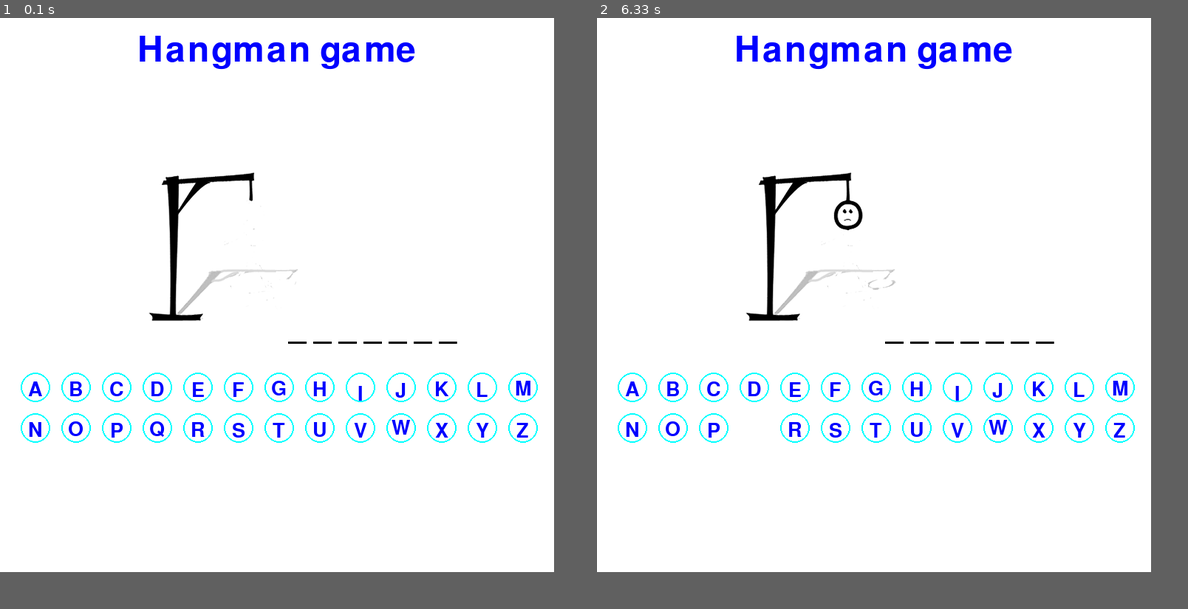
Above: before the commit, frames 1-2 (left to right).
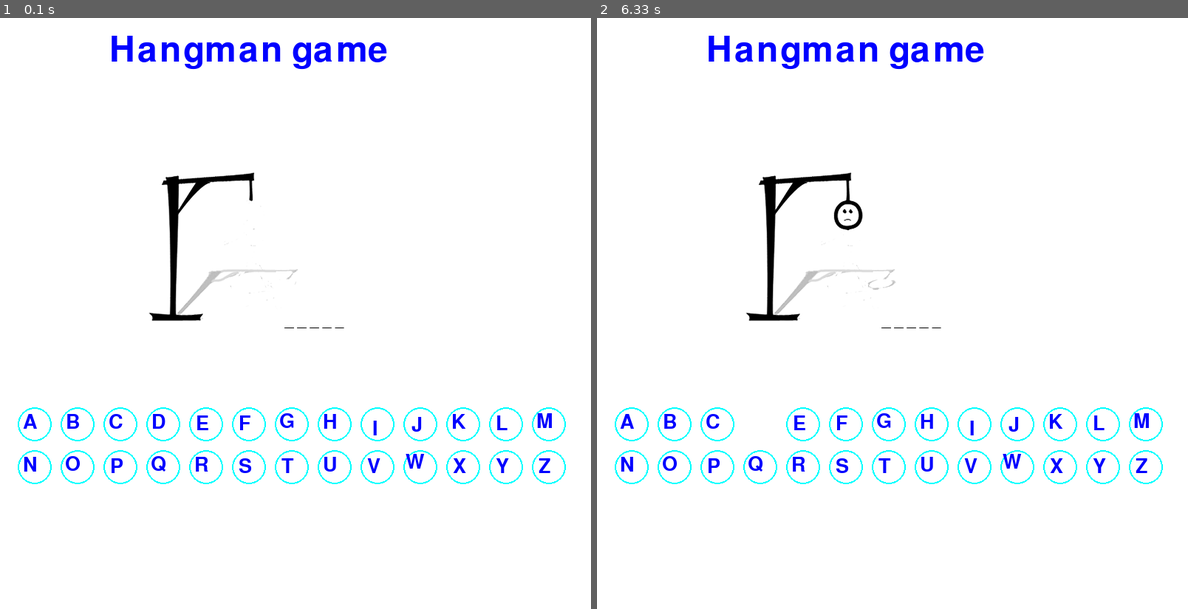
Above: after the commit, the same moments.

Repository: KishanAdhikari11/Hangman-Pygame
Game: pygame game, started from hangman.py
Two runs of this game, one before a commit and one after it. Both use one fixed random seed, a clock stepped at 60 frames per second and the inputs below.
Inputs (mouse positions are in pixels of both pictures, inside the frame that each line leads up to):
- Up to frame 1 (0.1 s): no input
- Up to frame 2 (6.33 s): click (892, 313) at 0.38 s; click (750, 419) at 6.22 s
In our replay, the window is 750x750 before the commit and 800x800 after it. These sizes can differ from the game's own. Grey fills any space a smaller window leaves; there, only what the larger window draws over its background counts as a difference.

The runs differ from the first frame. In frame 1, 4.8% of the frame differs, in the area x 3-96%, y 3-79%; in frame 2, 4.7%.

Commit message:
Fixed button positioning

Diff:
--- a/hangman.py
+++ b/hangman.py
@@ -10,21 +10,21 @@
 Black=(0,0,0)
 
 pg.init()
-width, height = 750, 750
+width, height = 800, 800
 win = pg.display.set_mode((width, height))
 pg.display.set_caption("Hangman")
 
 # button math
-Radius = 20
-Gap = 15
+Radius = 23
+Gap = 12
 Distance_between_button = Radius * 2 + Gap
 letters = []
-startx = round((width - (Distance_between_button) * 13) / 2)
-starty = 500
+startx = round((width - (Distance_between_button) * 13) // 2)
+starty = 550
 
 #letter
 letter_font = pg.font.SysFont("comicsans", 40)
-word_font = pg.font.SysFont("comicsans", 60)
+word_font = pg.font.SysFont("comicsans", 30)
 title_font=pg.font.SysFont("comicsans",70)
 
 A = 65
@@ -32,16 +32,30 @@
     x = startx + Gap * 2 + (Distance_between_button) * (a % 13)
     y = starty + (a // 13) * (Distance_between_button)
     letters.append([x, y, chr(A + a), True])
+print(x,y)
 
 FPS = 60
 clock = pg.time.Clock()
 run = True
 
+hangman_status = 0
+with open("words.txt") as f:
+  wordlist=[]
+  for line in f:
+    wordlist.append(line.strip())
+
+def get_randomword():
+    word=random.choice(wordlist).upper()
+    return word
+
+word=get_randomword()
+if len(word)<4:
+        word=get_randomword()
 
 def draw():
     win.fill((White))
     text=title_font.render("Hangman game",1,Blue)
-    win.blit(text,(width/2-text.get_width()/2,20))
+    win.blit(text,(width/2-text.get_width()/1.5,20))
 
     # drawing button
 
@@ -59,7 +73,7 @@
         if visible:
             pg.draw.circle(win, cyan, (x, y), Radius, 2)
             text = letter_font.render(ltr, 1, Blue)
-            win.blit(text, (x - text.get_width() / 2, y - text.get_width() / 2))
+            win.blit(text, (x - text.get_width() / 1.3, y - text.get_width() /1.3))
     win.blit(images[hangman_status], (200, 200))
     pg.display.update()
 
@@ -67,12 +81,11 @@
 # loading image
 images = []
 for i in range(7):
-    image = pg.image.load("hangman" + str(i) + ".png")
+    image = pg.image.load("images/hangman" + str(i) + ".png")
     images.append(image)
 
-hangman_status = 0
-words = "Apple Ball Cat approval approve birth birthday bite black blade blame blanket blind lock blood blue board boat body bomb".split(" ")
-word=random.choice(words).upper()
+
+
 
 guessed = []
 def display_message(message):
@@ -97,7 +110,6 @@
                 x, y, ltr, visible = letter
                 if visible:
                     dis = math.sqrt((x - mouse_x) ** 2 + (y - mouse_y) ** 2)
-
                     if dis < Radius:
                         letter[3] = False
                         guessed.append(ltr)
--- /dev/null
+++ b/words.txt
@@ -0,0 +1,872 @@
+Apple
+Ball
+Cat
+approval
+approve
+birth
+birthday
+bite
+black
+blade
+blame
+blanket
+blind
+lock
+blood
+blue
+board
+boat
+body
+bomb
+able
+about
+account
+acid
+across
+act
+addition
+adjustment
+advertisement
+after
+again
+against
+agreement
+air
+all
+almost
+among
+amount
+amusement
+and
+angle
+angry
+animal
+answer
+ant
+any
+apparatus
+apple
+approval
+arch
+argument
+arm
+army
+art
+as
+at
+attack
+attempt
+attention
+attraction
+authority
+automatic
+awake
+baby
+back
+bad
+bag
+balance
+ball
+band
+base
+basin
+basket
+bath
+be
+beautiful
+because
+bed
+bee
+before
+behaviour
+belief
+bell
+bent
+berry
+between
+bird
+birth
+bit
+bite
+bitter
+black
+blade
+blood
+blow
+blue
+board
+boat
+body
+boiling
+bone
+book
+boot
+bottle
+box
+boy
+brain
+brake
+branch
+brass
+bread
+breath
+brick
+bridge
+bright
+broken
+brother
+brown
+brush
+bucket
+building
+bulb
+burn
+burst
+business
+but
+butter
+button
+by
+cake
+camera
+canvas
+card
+care
+carriage
+cart
+cat
+cause
+certain
+chain
+chalk
+chance
+change
+cheap
+cheese
+chemical
+chest
+chief
+chin
+church
+circle
+clean
+clear
+clock
+cloth
+cloud
+coal
+coat
+cold
+collar
+colour
+comb
+come
+comfort
+committee
+common
+company
+comparison
+competition
+complete
+complex
+condition
+connection
+conscious
+control
+cook
+copper
+copy
+cord
+cork
+cotton
+cough
+country
+cover
+cow
+crack
+credit
+crime
+cruel
+crush
+cry
+cup
+cup
+current
+curtain
+curve
+cushion
+damage
+danger
+dark
+daughter
+day
+dead
+dear
+death
+debt
+decision
+deep
+degree
+delicate
+dependent
+design
+desire
+destruction
+detail
+development
+different
+digestion
+direction
+dirty
+discovery
+discussion
+disease
+disgust
+distance
+distribution
+division
+do
+dog
+door
+doubt
+down
+drain
+drawer
+dress
+drink
+driving
+drop
+dry
+dust
+ear
+early
+earth
+east
+edge
+education
+effect
+egg
+elastic
+electric
+end
+engine
+enough
+equal
+error
+even
+event
+ever
+every
+example
+exchange
+existence
+expansion
+experience
+expert
+eye
+face
+fact
+fall
+false
+family
+far
+farm
+fat
+father
+fear
+feather
+feeble
+feeling
+female
+fertile
+fiction
+field
+fight
+finger
+fire
+first
+fish
+fixed
+flag
+flame
+flat
+flight
+floor
+flower
+fly
+fold
+food
+foolish
+foot
+for
+force
+fork
+form
+forward
+fowl
+frame
+free
+frequent
+friend
+from
+front
+fruit
+full
+future
+garden
+general
+get
+girl
+give
+glass
+glove
+go
+goat
+gold
+good
+government
+grain
+grass
+great
+green
+grey
+grip
+group
+growth
+guide
+gun
+hair
+hammer
+hand
+hanging
+happy
+harbour
+hard
+harmony
+hat
+hate
+have
+he
+head
+healthy
+hear
+hearing
+heart
+heat
+help
+high
+history
+hole
+hollow
+hook
+hope
+horn
+horse
+hospital
+hour
+house
+how
+humour
+I
+ice
+idea
+if
+ill
+important
+impulse
+in
+increase
+industry
+ink
+insect
+instrument
+insurance
+interest
+invention
+iron
+island
+jelly
+jewel
+join
+journey
+judge
+jump
+keep
+kettle
+key
+kick
+kind
+kiss
+knee
+knife
+knot
+knowledge
+land
+language
+last
+late
+laugh
+law
+lead
+leaf
+learning
+leather
+left
+leg
+let
+letter
+level
+library
+lift
+light
+like
+limit
+line
+linen
+lip
+liquid
+list
+little
+living
+lock
+long
+look
+loose
+loss
+loud
+love
+low
+machine
+make
+male
+man
+manager
+map
+mark
+market
+married
+mass
+match
+material
+may
+meal
+measure
+meat
+medical
+meeting
+memory
+metal
+middle
+military
+milk
+mind
+mine
+minute
+mist
+mixed
+money
+monkey
+month
+moon
+morning
+mother
+motion
+mountain
+mouth
+move
+much
+muscle
+music
+nail
+name
+narrow
+nation
+natural
+near
+necessary
+neck
+need
+needle
+nerve
+net
+new
+news
+night
+no
+noise
+normal
+north
+nose
+not
+note
+now
+number
+nut
+observation
+of
+off
+offer
+office
+oil
+old
+on
+only
+open
+operation
+opinion
+opposite
+or
+orange
+order
+organization
+ornament
+other
+out
+oven
+over
+owner
+page
+pain
+paint
+paper
+parallel
+parcel
+part
+past
+paste
+payment
+peace
+pen
+pencil
+person
+physical
+picture
+pig
+pin
+pipe
+place
+plane
+plant
+plate
+play
+please
+pleasure
+plough
+pocket
+point
+poison
+polish
+political
+poor
+porter
+position
+possible
+pot
+potato
+powder
+power
+present
+price
+print
+prison
+private
+probable
+process
+produce
+profit
+property
+prose
+protest
+public
+pull
+pump
+punishment
+purpose
+push
+put
+quality
+question
+quick
+quiet
+quite
+rail
+rain
+range
+rat
+rate
+ray
+reaction
+reading
+ready
+reason
+receipt
+record
+red
+regret
+regular
+relation
+religion
+representative
+request
+respect
+responsible
+rest
+reward
+rhythm
+rice
+right
+ring
+river
+road
+rod
+roll
+roof
+room
+root
+rough
+round
+rub
+rule
+run
+sad
+safe
+sail
+salt
+same
+sand
+say
+scale
+school
+science
+scissors
+screw
+sea
+seat
+second
+secret
+secretary
+see
+seed
+seem
+selection
+self
+send
+sense
+separate
+serious
+servant
+sex
+shade
+shake
+shame
+sharp
+sheep
+shelf
+ship
+shirt
+shock
+shoe
+short
+shut
+side
+sign
+silk
+silver
+simple
+sister
+size
+skin
+skirt
+sky
+sleep
+slip
+slope
+slow
+small
+smash
+smell
+smile
+smoke
+smooth
+snake
+sneeze
+snow
+so
+soap
+society
+sock
+soft
+solid
+some
+son
+song
+sort
+sound
+soup
+south
+space
+spade
+special
+sponge
+spoon
+spring
+square
+stage
+stamp
+star
+start
+statement
+station
+steam
+steel
+stem
+step
+stick
+sticky
+stiff
+still
+stitch
+stocking
+stomach
+stone
+stop
+store
+story
+straight
+strange
+street
+stretch
+strong
+structure
+substance
+such
+sudden
+sugar
+suggestion
+summer
+sun
+support
+surprise
+sweet
+swim
+system
+table
+tail
+take
+talk
+tall
+taste
+tax
+teaching
+tendency
+test
+than
+that
+the
+then
+theory
+there
+thick
+thin
+thing
+this
+thought
+thread
+throat
+through
+through
+thumb
+thunder
+ticket
+tight
+till
+time
+tin
+tired
+to
+toe
+together
+tomorrow
+tongue
+tooth
+top
+touch
+town
+trade
+train
+transport
+tray
+tree
+trick
+trouble
+trousers
+true
+turn
+twist
+umbrella
+under
+unit
+up
+use
+value
+verse
+very
+vessel
+view
+violent
+voice
+waiting
+walk
+wall
+war
+warm
+wash
+waste
+watch
+water
+wave
+wax
+way
+weather
+week
+weight
+well
+west
+wet
+wheel
+when
+where
+while
+whip
+whistle
+white
+who
+why
+wide
+will
+wind
+window
+wine
+wing
+winter
+wire
+wise
+with
+woman
+wood
+wool
+word
+work
+worm
+wound
+writing
+wrong
+year
+yellow
+yes
+yesterday
+you
+young
+Bernhard
+Breytenbach
+Android
Binary file added: images/hangman0.png
Binary file added: images/hangman1.png
Binary file added: images/hangman2.png
Binary file added: images/hangman3.png
Binary file added: images/hangman4.png
Binary file added: images/hangman5.png
Binary file added: images/hangman6.png
